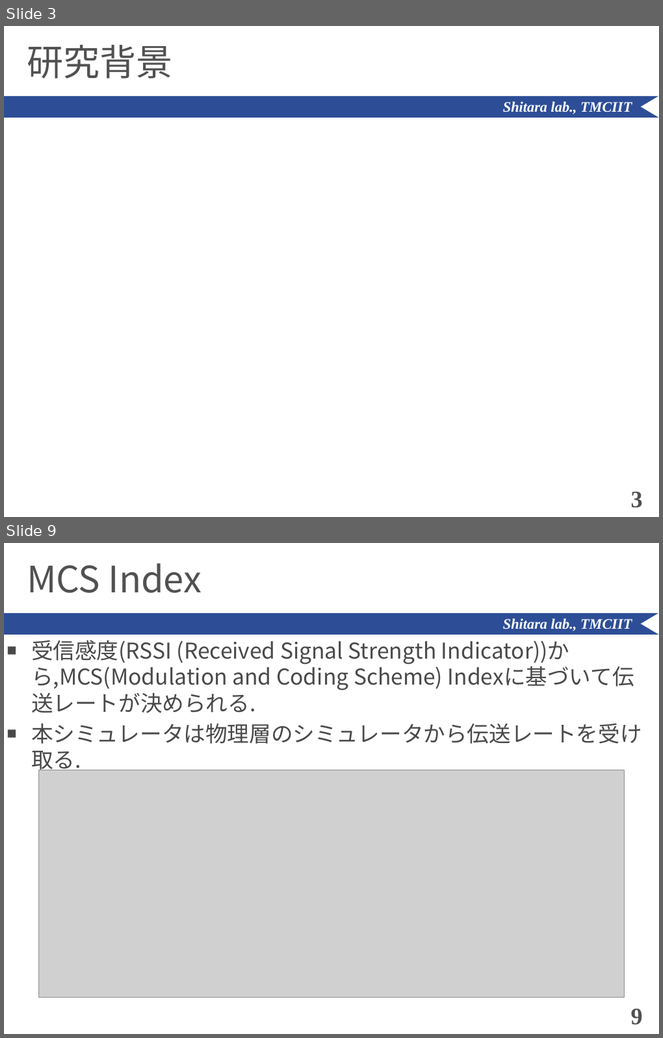
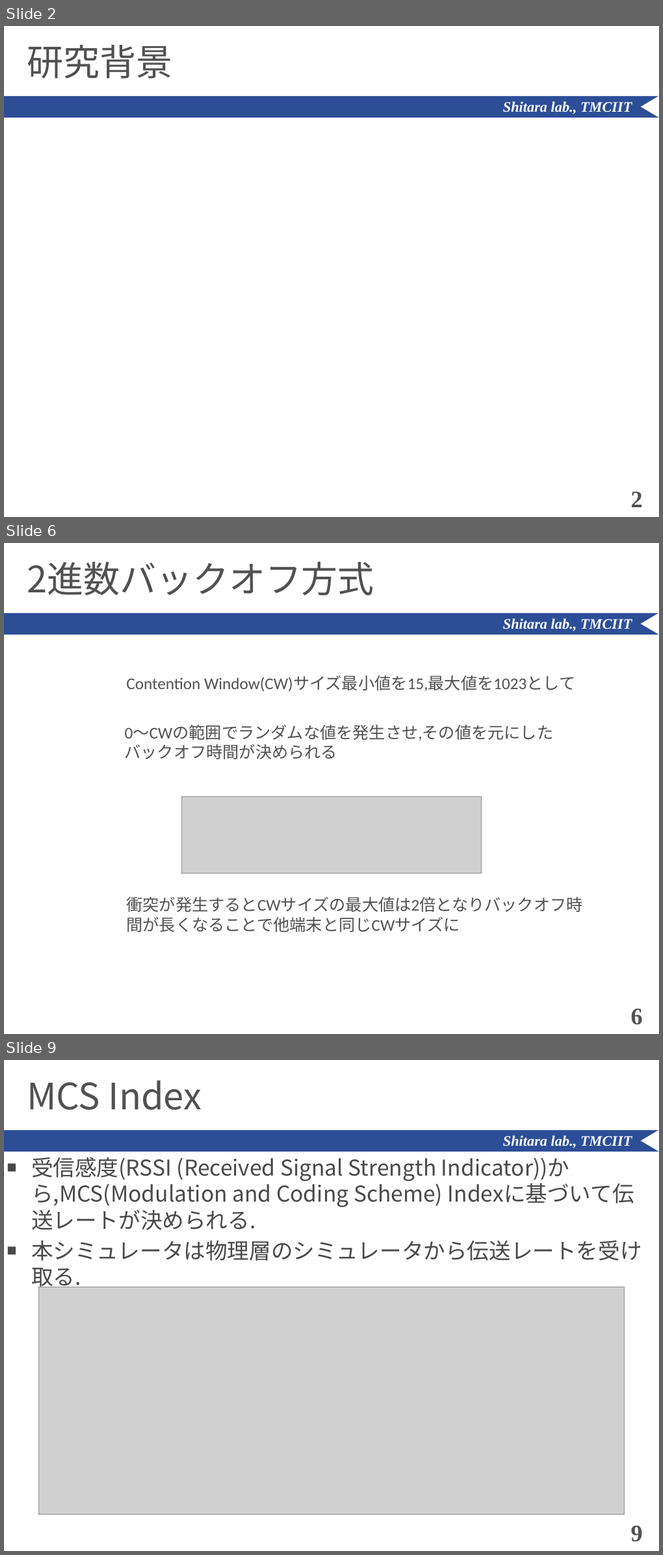
Before and after one commit to ShitaLab-TMCIT/IEEE802.11simulator, a slide deck: paper/pwp_tmp_shiralab.pptx. Shown one above the other, each under a label of ours: slides 3 and 9 before the commit, slides 2, 6 and 9 after it; the slides between them are not shown. The pictures are 663x1038 and 663x1555 pixels, drawn with LibreOffice and Linux fonts; fonts in the diff are those of the drawing; grey boxes stand for pictures. Boxes give left, top, right and bottom in pixels: in the first picture for what was removed or moved away, otherwise in the second. Text is boxed around its words. In the diff, an @@ line names an element or a change of style, - is before the commit and + after.

```diff
--- a/paper/pwp_tmp_shiralab.pptx
+++ b/paper/pwp_tmp_shiralab.pptx
@@ slide 6 added at bbox=[4, 543, 659, 1034], background #FFFFFF; not listed: 3 template elements that a slide beside it also shows @@
@@ title added at bbox=[27, 562, 374, 596], 40 pt, text #515151 @@
+2進数バックオフ方式
@@ text added at bbox=[126, 676, 575, 692], 18 pt, text #515151 @@
+Contention Window(CW)サイズ最小値を15,最大値を1023として
@@ text added at bbox=[125, 725, 554, 759], 18 pt, text #515151 @@
+0～CWの範囲でランダムな値を発生させ,その値を元にしたバックオフ時間が決められる
@@ picture added at bbox=[181, 797, 482, 874] @@
@@ text added at bbox=[126, 897, 582, 912], 18 pt, text #515151 @@
+衝突が発生するとCWサイズの最大値は2倍となりバックオフ時間が長くなることで他端末と同じCWサイズに
@@ page number added at bbox=[631, 1009, 643, 1025], 26 pt, text #515151, bold @@
+6
@@ what was slide 3 is now slide 2 @@
@@ page number at bbox=[631, 492, 643, 508]: text changed @@
-3
+2
```
Also in this commit, not shown: 5 slides changed, 4 other slides added, 7 slides removed, 11 other files.
